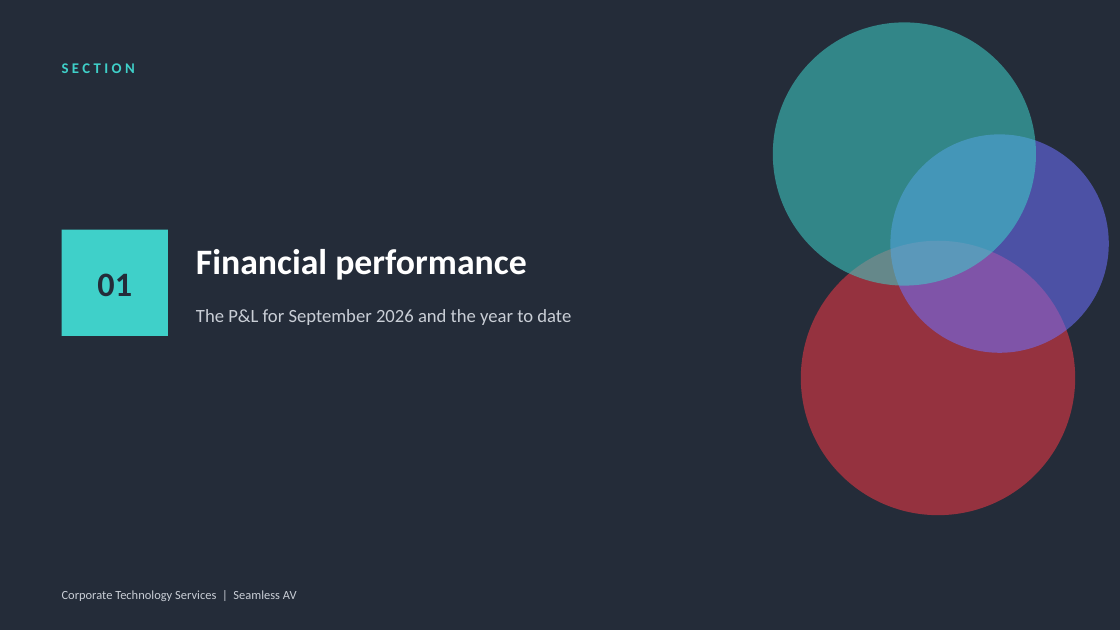
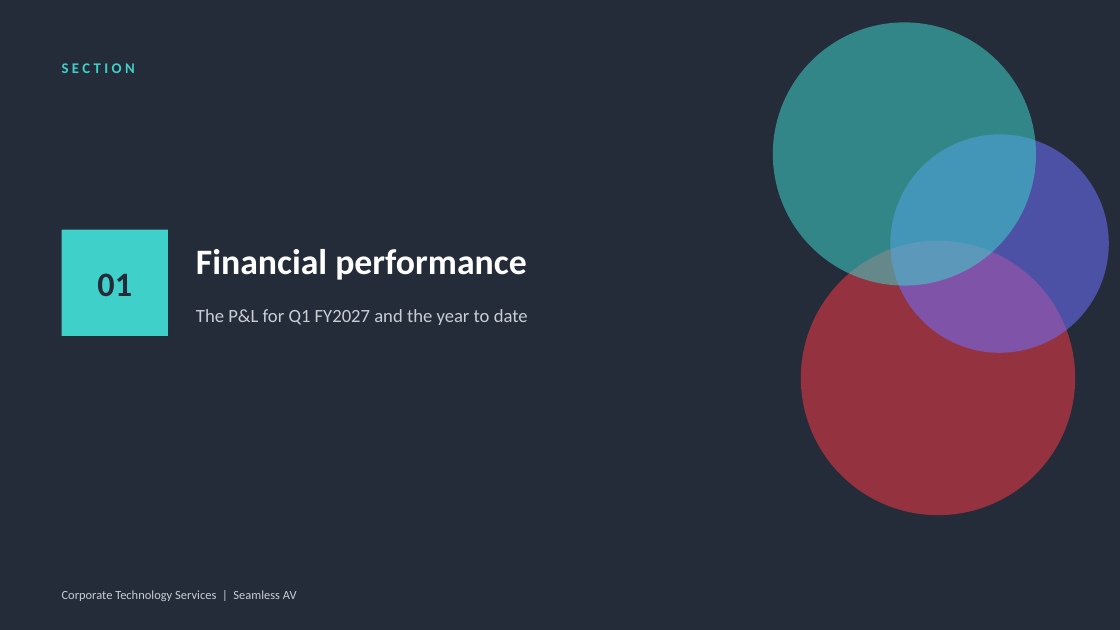
Before and after one commit to WesleyNelson-O33/Claude, a slide deck: slide 4 of deck/CTS Quarterly Business Review - Q1 FY2027.pptx. Drawn at 1120x630 pixels with LibreOffice and Linux fonts; fonts in the diff are those of the drawing. Boxes give left, top, right and bottom in pixels: in the first picture for what was removed or moved away, otherwise in the second. Text is boxed around its words. In the diff, an @@ line names an element or a change of style, - is before the commit and + after.

```diff
--- a/deck/CTS Quarterly Business Review - Q1 FY2027.pptx
+++ b/deck/CTS Quarterly Business Review - Q1 FY2027.pptx
@@ text at (196,309,528,325): text changed @@
-The P&L for September 2026 and the year to date
+The P&L for Q1 FY2027 and the year to date
```
Also in this commit, not shown: 5 other slides changed, 2 other files.
